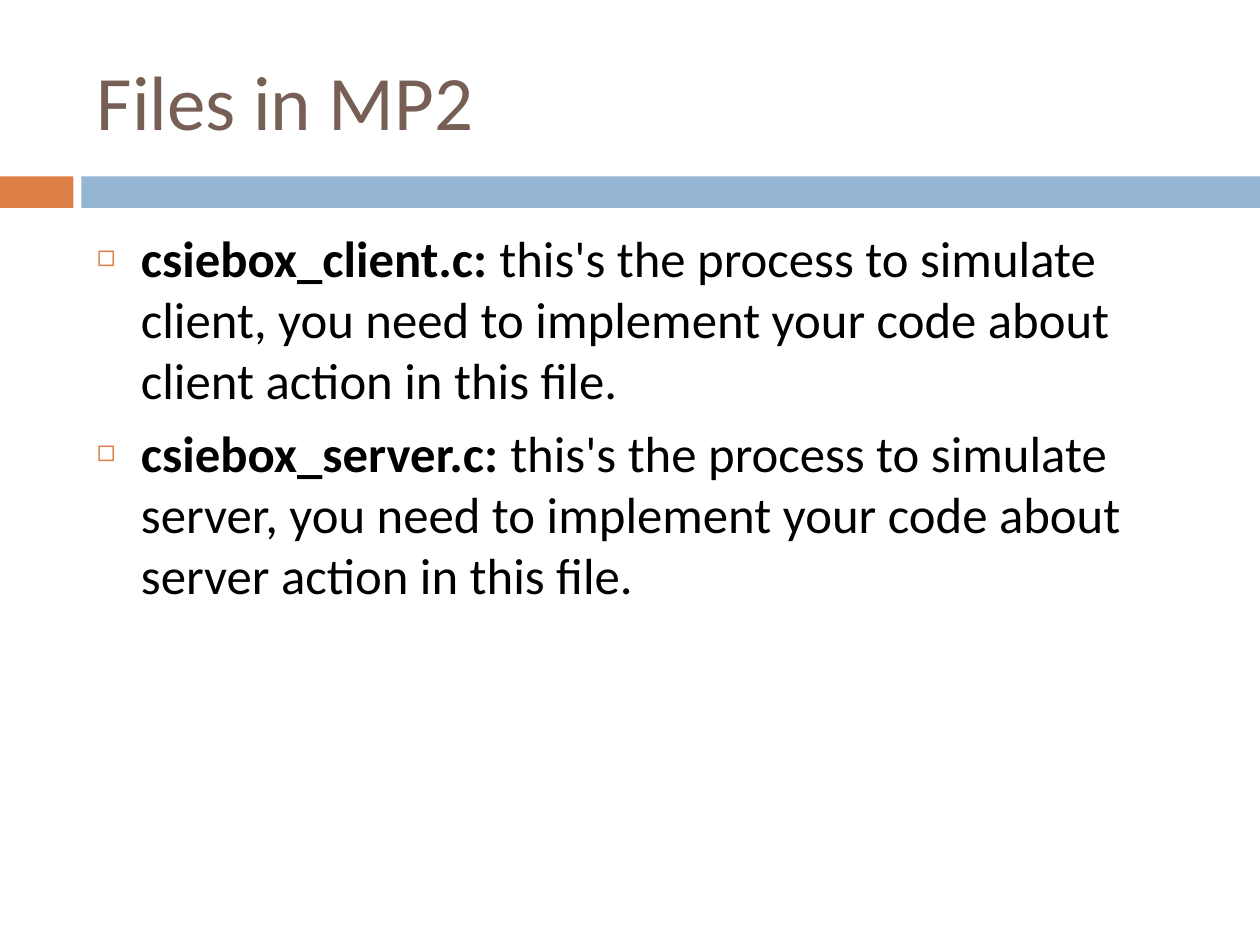
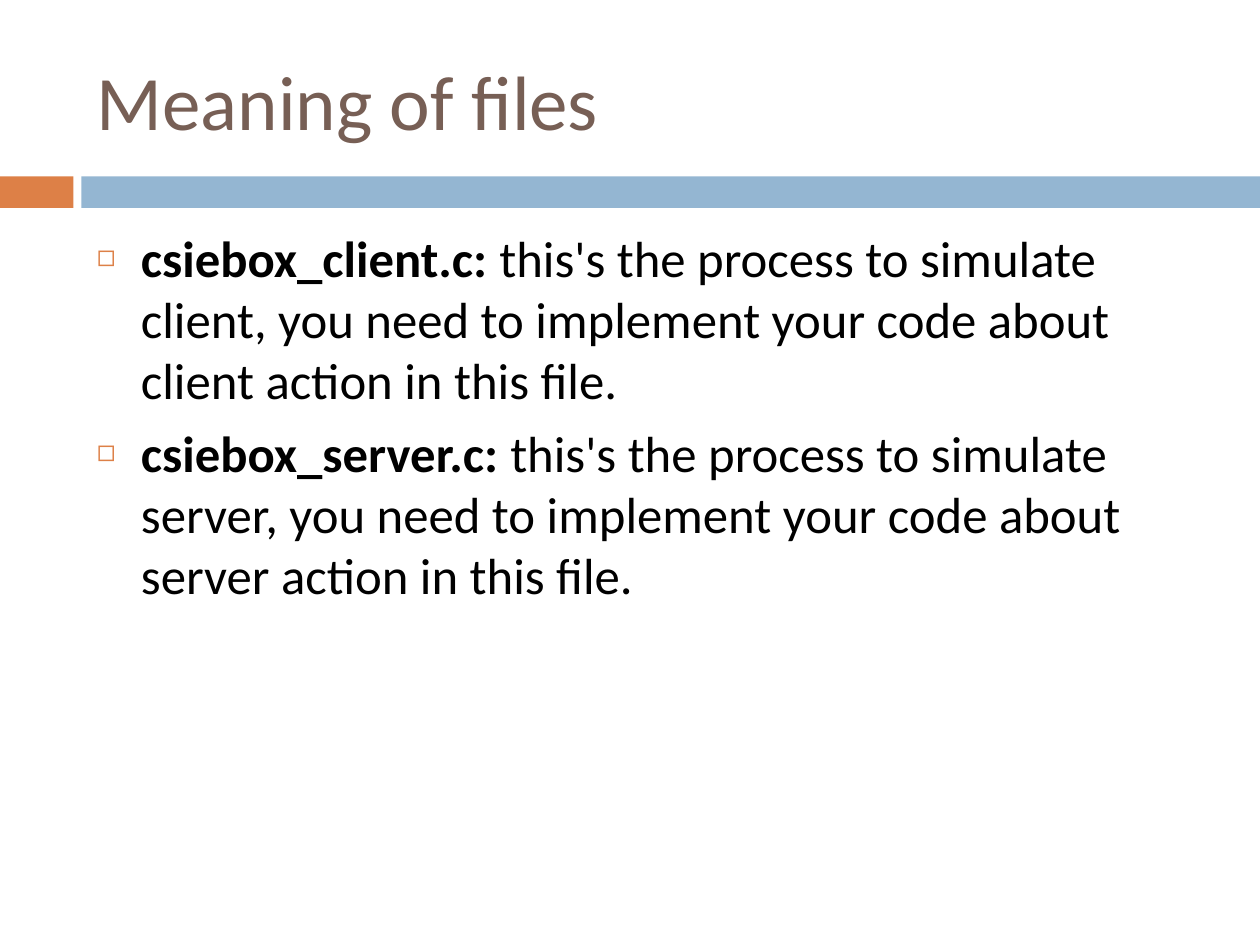
Before and after one commit to monkey1208/Announcement, a slide deck: slide 25 of images/hw2/SPHW2.pptx. Drawn at 1260x945 pixels with LibreOffice and Linux fonts; fonts in the diff are those of the drawing. Boxes give left, top, right and bottom in pixels: in the first picture for what was removed or moved away, otherwise in the second. Text is boxed around its words. In the diff, an @@ line names an element or a change of style, - is before the commit and + after.

```diff
--- a/images/hw2/SPHW2.pptx
+++ b/images/hw2/SPHW2.pptx
@@ title at [97,76,598,143]: text changed @@
-Files in MP2
+Meaning of files
```
Also in this commit, not shown: 5 other slides changed.
